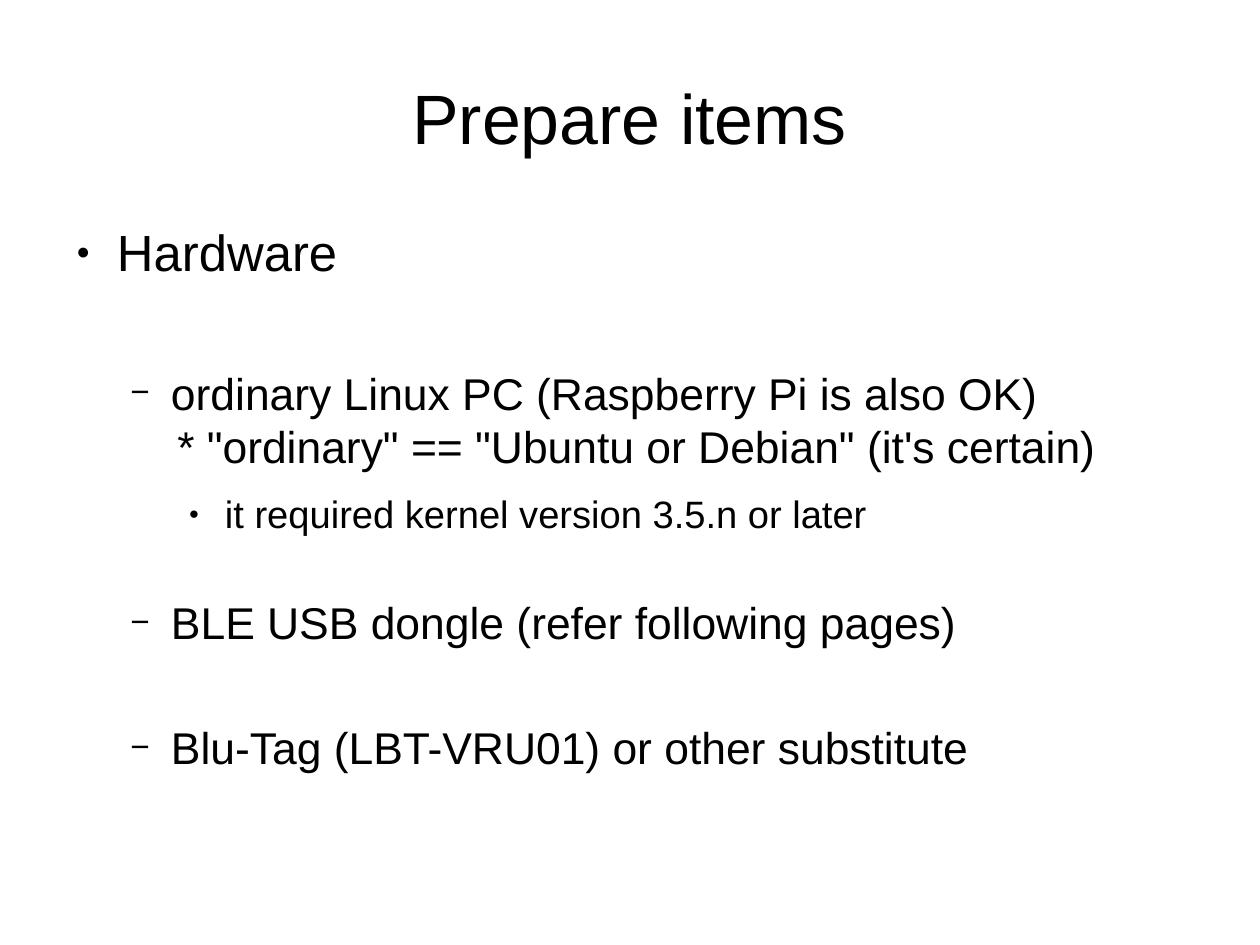
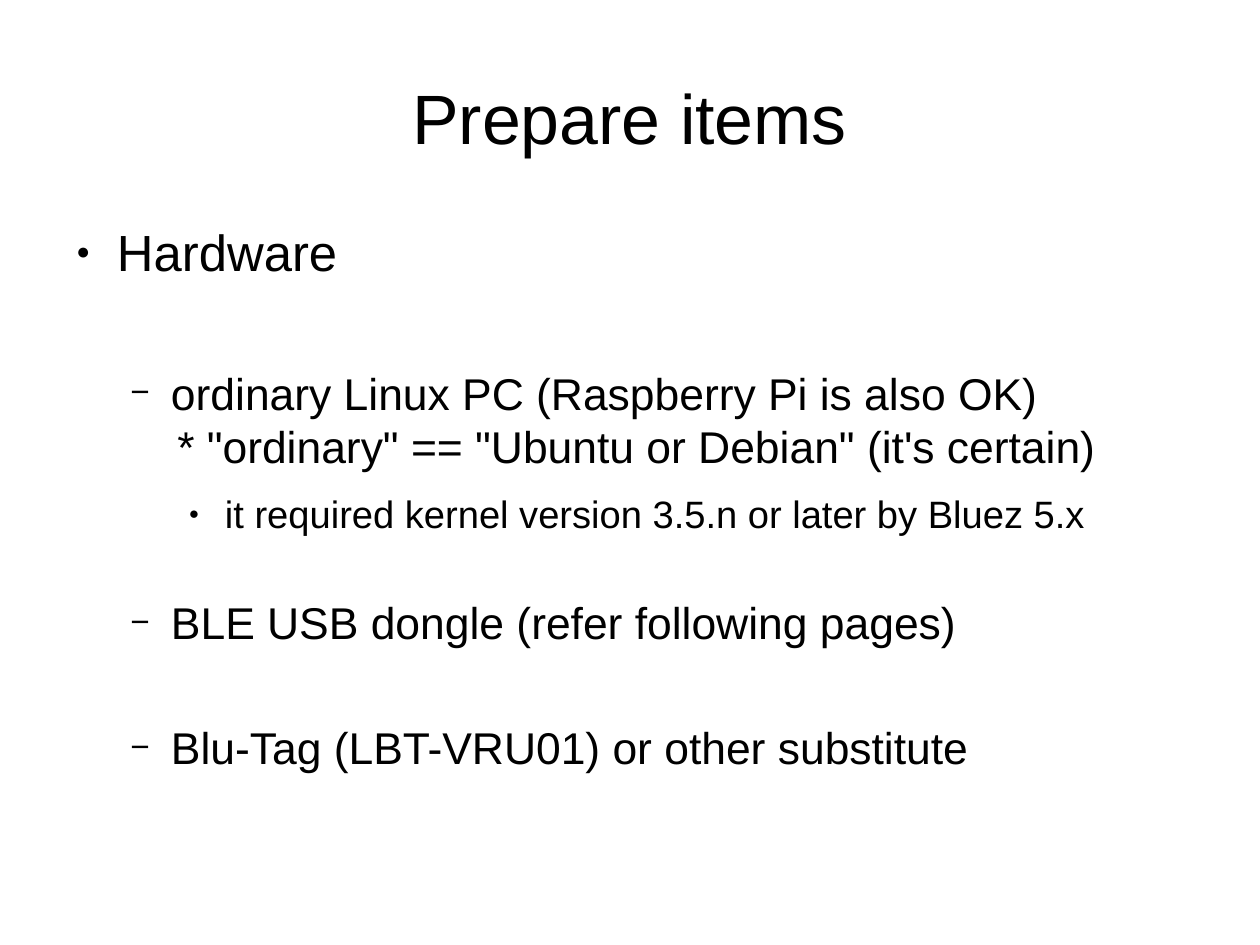
Before and after one commit to andromedroid/ame, a slide deck: slide 5 of doc/ble/ring_blu-tag_from_linux.odp. Drawn at 1260x945 pixels with LibreOffice and Linux fonts; fonts in the diff are those of the drawing. Boxes give left, top, right and bottom in pixels: in the first picture for what was removed or moved away, otherwise in the second. Text is boxed around its words. In the diff, an @@ line names an element or a change of style, - is before the commit and + after.

```diff
--- a/doc/ble/ring_blu-tag_from_linux.odp
+++ b/doc/ble/ring_blu-tag_from_linux.odp
@@ text at [225,500,1085,536]: text changed @@
-    ● it required kernel version 3.5.n or later
+    ● it required kernel version 3.5.n or later by Bluez 5.x
```
Also in this commit, not shown: 5 other slides changed, 12 slides added.
